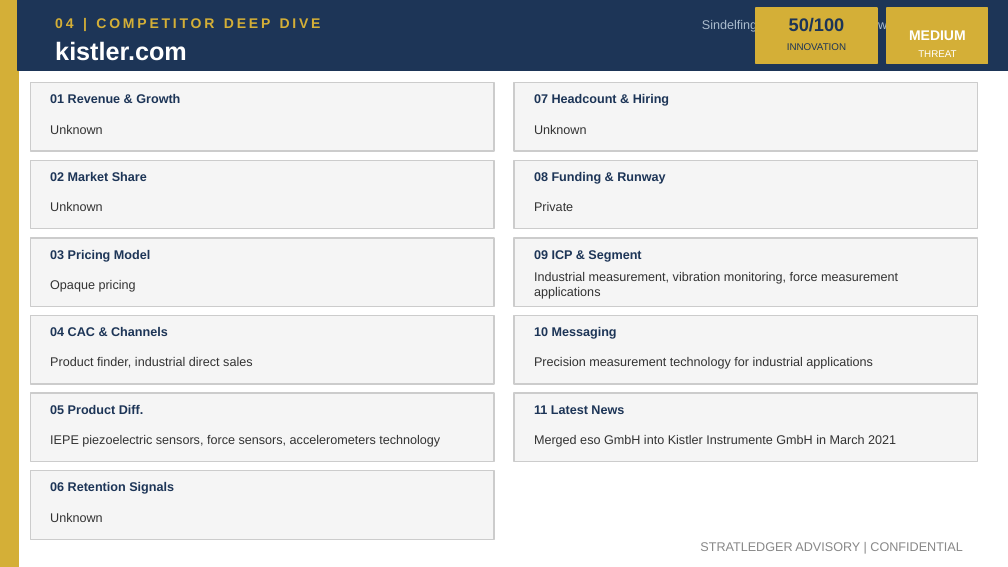
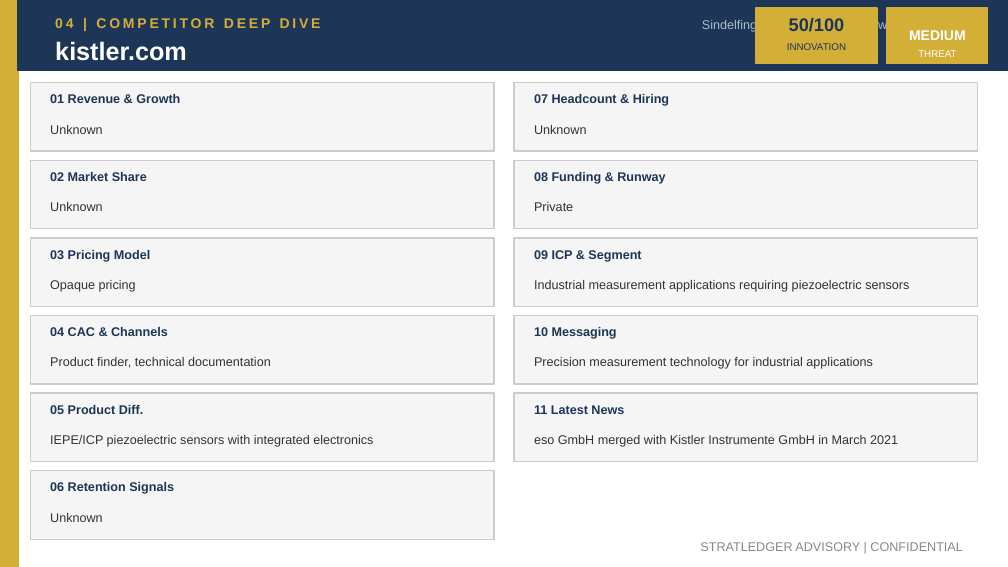
Before and after one commit to apexmakeshop-dot/droplet-commands, a slide deck: slide 7 of mesh_bioplastics_CI_Report.pptx. Drawn at 1008x567 pixels with LibreOffice and Linux fonts; fonts in the diff are those of the drawing. Boxes give left, top, right and bottom in pixels: in the first picture for what was removed or moved away, otherwise in the second. Text is boxed around its words. In the diff, an @@ line names an element or a change of style, - is before the commit and + after.

```diff
--- a/mesh_bioplastics_CI_Report.pptx
+++ b/mesh_bioplastics_CI_Report.pptx
@@ text at (x1=534, y1=280, x2=909, y2=292): text changed @@
-Industrial measurement, vibration monitoring, force measurement applications
+Industrial measurement applications requiring piezoelectric sensors
@@ text at (x1=50, y1=357, x2=271, y2=368): text changed @@
-Product finder, industrial direct sales
+Product finder, technical documentation
@@ text at (x1=50, y1=435, x2=373, y2=447): text changed @@
-IEPE piezoelectric sensors, force sensors, accelerometers technology
+IEPE/ICP piezoelectric sensors with integrated electronics
@@ text at (x1=534, y1=435, x2=898, y2=447): text changed @@
-Merged eso GmbH into Kistler Instrumente GmbH in March 2021
+eso GmbH merged with Kistler Instrumente GmbH in March 2021
```
Also in this commit, not shown: 4 other slides changed.
